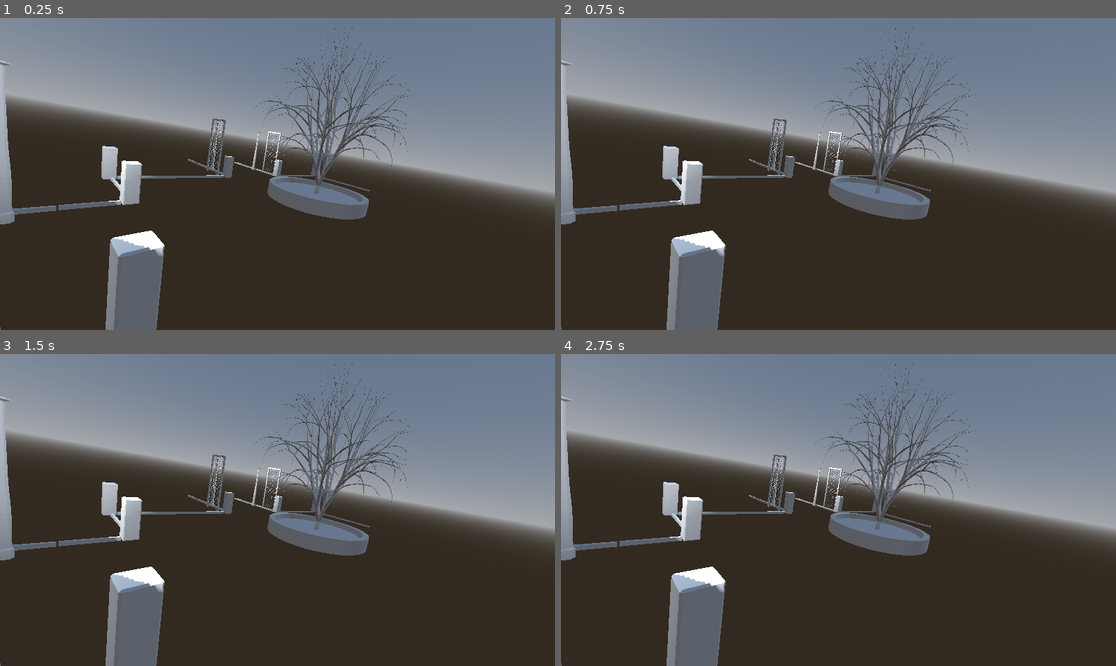
Above: before the commit, frames 1-4 (two rows, left to right).
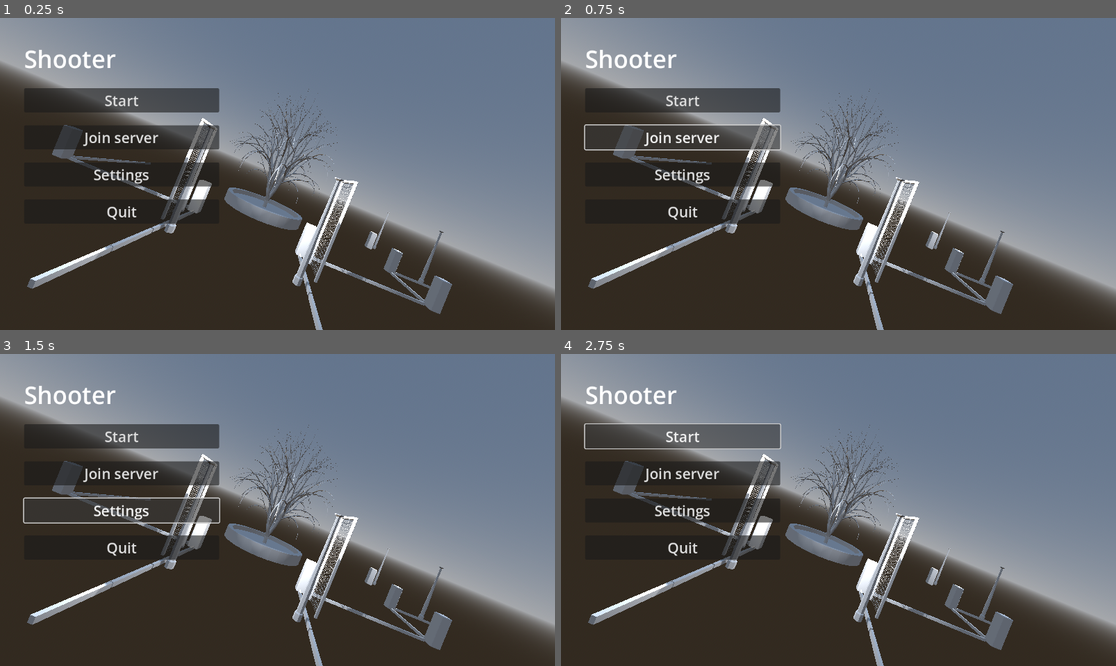
Above: after the commit, the same moments.

Repository: nsmoooose/shooter
Game: Godot game, scene res://ui/main.tscn
Same seed, same stepped clock (60 frames per second), same inputs: the game is played once before the commit and once after it. Before the commit the project starts from res://ui/main_menu.tscn.
Inputs (mouse positions are in pixels of both pictures, inside the frame that each line leads up to):
- Up to frame 1 (0.25 s): no input
- Up to frame 2 (0.75 s): click (683, 136) at 0.5 s, where only the run after the commit has a clickable "Join server"
- Up to frame 3 (1.5 s): click (122, 510) at 1.25 s, where only the run after the commit has a clickable "Settings"
- Up to frame 4 (2.75 s): click (683, 435) at 2 s, where only the run after the commit has a clickable "Start"

The runs differ from the first frame. In frame 1, 36% of the frame differs, in the area x 0-100%, y 2-100%; in frame 2, 36%; in frame 3, 36%; in frame 4, 36%.

Commit message:
Main menu implementation quit signal

Diff:
--- a/shooter/project.godot
+++ b/shooter/project.godot
@@ -11,6 +11,6 @@
 [application]
 
 config/name="shooter"
-run/main_scene="res://ui/main_menu.tscn"
+run/main_scene="res://ui/main.tscn"
 config/features=PackedStringArray("4.0", "Forward Plus")
 config/icon="res://icon.svg"
--- /dev/null
+++ b/shooter/ui/main.gd
@@ -0,0 +1,7 @@
+extends Node3D
+
+func _on_hud_game_quit():
+	get_tree().quit()
+
+func _on_hud_game_start():
+	pass # Replace with function body.
--- /dev/null
+++ b/shooter/ui/main.tscn
@@ -0,0 +1,18 @@
+[gd_scene load_steps=4 format=3 uid="uid://dvikwj25yuwvv"]
+
+[ext_resource type="Script" path="res://ui/main.gd" id="1_qa5fr"]
+[ext_resource type="PackedScene" uid="uid://s0hqcqgwpxn2" path="res://ui/main_menu.tscn" id="1_tvi0x"]
+[ext_resource type="PackedScene" uid="uid://cy4qll45yo1dm" path="res://levels/level_01.tscn" id="2_4gtf4"]
+
+[node name="Main" type="Node3D"]
+script = ExtResource("1_qa5fr")
+
+[node name="HUD" parent="." instance=ExtResource("1_tvi0x")]
+
+[node name="Camera3D" type="Camera3D" parent="."]
+transform = Transform3D(0.924785, -0.380489, 0, 0.380489, 0.924785, 0, 0, 0, 1, 0, 2.07832, 14.3606)
+
+[node name="Node3D" parent="." instance=ExtResource("2_4gtf4")]
+
+[connection signal="game_quit" from="HUD" to="." method="_on_hud_game_quit"]
+[connection signal="game_start" from="HUD" to="." method="_on_hud_game_start"]
--- a/shooter/ui/main_menu.tscn
+++ b/shooter/ui/main_menu.tscn
@@ -1,10 +1,46 @@
-[gd_scene load_steps=2 format=3 uid="uid://dvikwj25yuwvv"]
+[gd_scene load_steps=3 format=3 uid="uid://s0hqcqgwpxn2"]
 
-[ext_resource type="PackedScene" uid="uid://cy4qll45yo1dm" path="res://levels/level_01.tscn" id="1_amnp7"]
+[ext_resource type="Script" path="res://ui/main_menu_hud.gd" id="1_7eaaw"]
 
-[node name="Node3D" type="Node3D"]
+[sub_resource type="LabelSettings" id="LabelSettings_c5p8y"]
+font_size = 50
 
-[node name="level" parent="." instance=ExtResource("1_amnp7")]
+[node name="HUD" type="CanvasLayer"]
+offset = Vector2(50, 50)
+transform = Transform2D(1, 0, 0, 1, 50, 50)
+script = ExtResource("1_7eaaw")
 
-[node name="Camera3D" type="Camera3D" parent="."]
-transform = Transform3D(-0.656283, 0, 0.754515, 0.174268, 0.972962, 0.15158, -0.734114, 0.230967, -0.638538, 7.38578, 2.05092, 0)
+[node name="VBoxContainer" type="VBoxContainer" parent="."]
+custom_minimum_size = Vector2(200, 0)
+offset_right = 405.0
+offset_bottom = 425.0
+theme_override_constants/separation = 27
+
+[node name="Label" type="Label" parent="VBoxContainer"]
+layout_mode = 2
+text = "Shooter"
+label_settings = SubResource("LabelSettings_c5p8y")
+
+[node name="StartButton" type="Button" parent="VBoxContainer"]
+layout_mode = 2
+theme_override_font_sizes/font_size = 30
+text = "Start"
+
+[node name="JoinServerButton" type="Button" parent="VBoxContainer"]
+layout_mode = 2
+theme_override_font_sizes/font_size = 30
+text = "Join server"
+
+[node name="SettingsButton" type="Button" parent="VBoxContainer"]
+layout_mode = 2
+theme_override_font_sizes/font_size = 30
+text = "Settings"
+
+[node name="QuitButton" type="Button" parent="VBoxContainer"]
+layout_mode = 2
+theme_override_font_sizes/font_size = 30
+text = "Quit"
+
+[connection signal="button_down" from="VBoxContainer/StartButton" to="." method="_on_start_button_button_down"]
+[connection signal="button_down" from="VBoxContainer/SettingsButton" to="." method="_on_settings_button_button_down"]
+[connection signal="button_down" from="VBoxContainer/QuitButton" to="." method="_on_quit_button_button_down"]
--- /dev/null
+++ b/shooter/ui/main_menu_hud.gd
@@ -0,0 +1,14 @@
+extends CanvasLayer
+
+signal game_start
+signal game_options
+signal game_quit
+
+func _on_start_button_button_down():
+	game_start.emit()
+
+func _on_settings_button_button_down():
+	game_options.emit()
+
+func _on_quit_button_button_down():
+	game_quit.emit()
